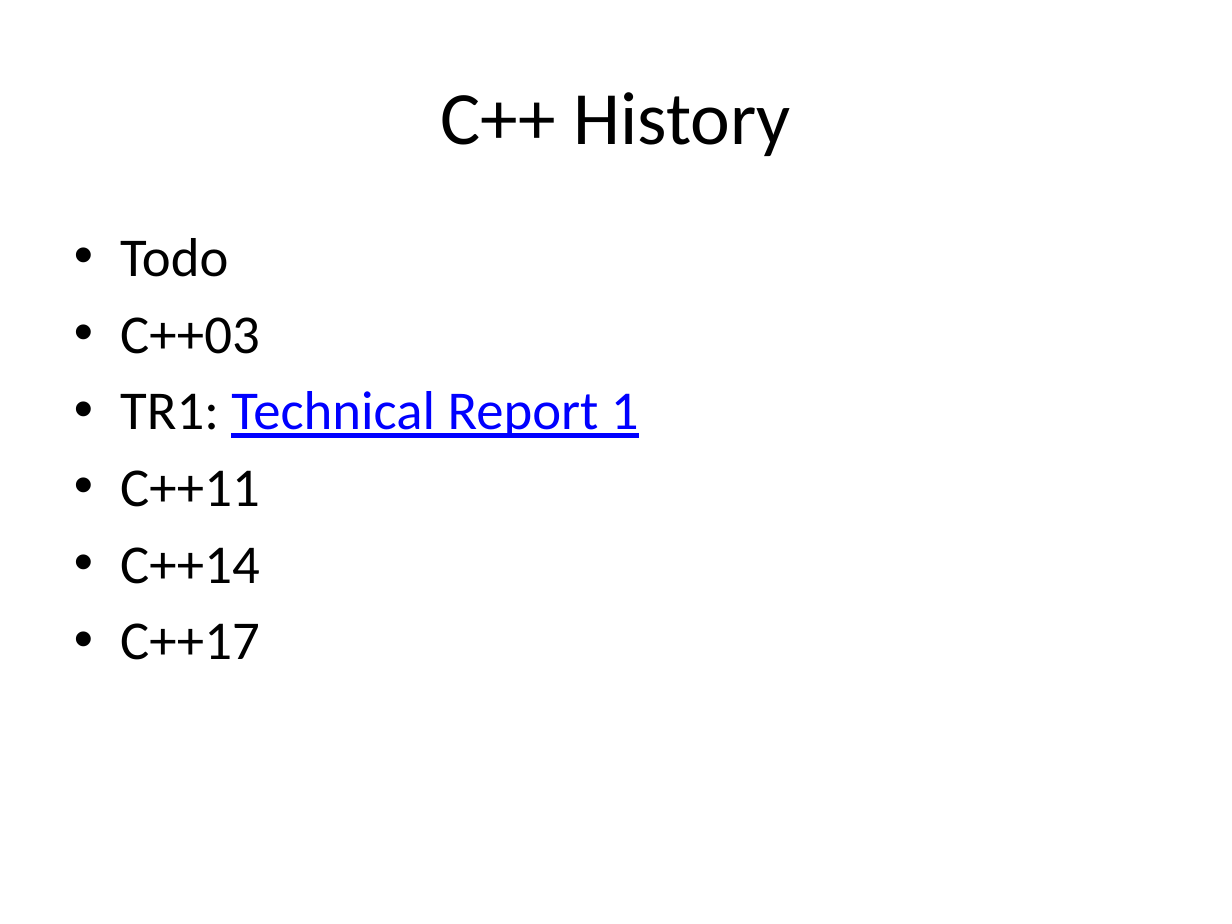
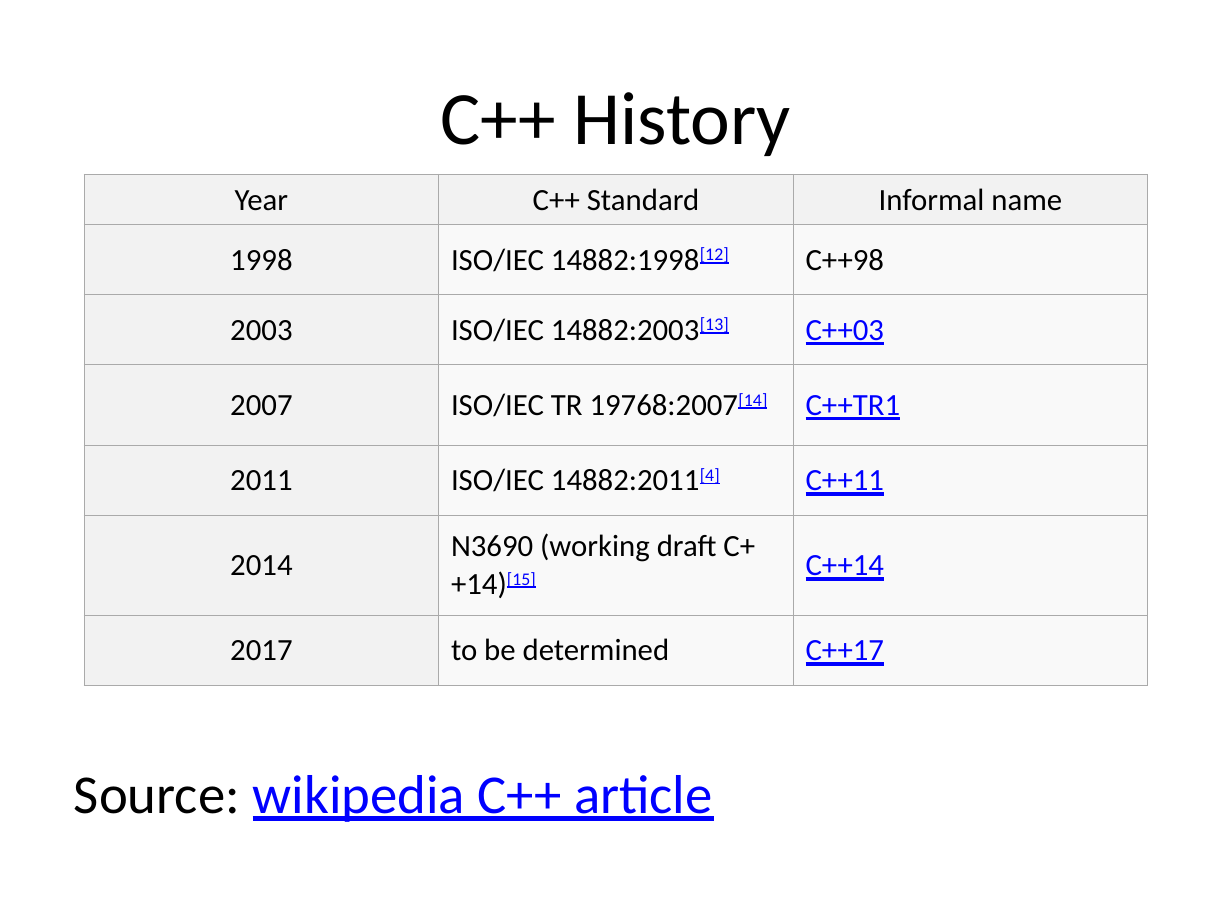
Before and after one commit to fellmad/FunWithCpp11, a slide deck: slide 6 of doc/Fun_with_C++11.pptx. Drawn at 1232x924 pixels with LibreOffice and Linux fonts; fonts in the diff are those of the drawing. Boxes give left, top, right and bottom in pixels: in the first picture for what was removed or moved away, otherwise in the second. Text is boxed around its words. In the diff, an @@ line names an element or a change of style, - is before the commit and + after.

Commit message:
cpp history

```diff
--- a/doc/Fun_with_C++11.pptx
+++ b/doc/Fun_with_C++11.pptx
@@ table added at bbox=[84, 175, 1148, 685], 7 rows, 3 columns @@
+Year | C++ Standard | Informal name
+1998 | ISO/IEC 14882:1998[12] | C++98
+2003 | ISO/IEC 14882:2003[13] | C++03
+2007 | ISO/IEC TR 19768:2007[14] | C++TR1
+2011 | ISO/IEC 14882:2011[4] | C++11
+2014 | N3690 (working draft C++14)[15] | C++14
+2017 | to be determined | C++17
@@ text at bbox=[74, 775, 713, 822]: text changed; text colour #000000 to #0000FF @@
-• Todo
-• C++03
-• TR1: Technical Report 1
-• C++11
-• C++14
-• C++17
+Source: wikipedia C++ article
```
